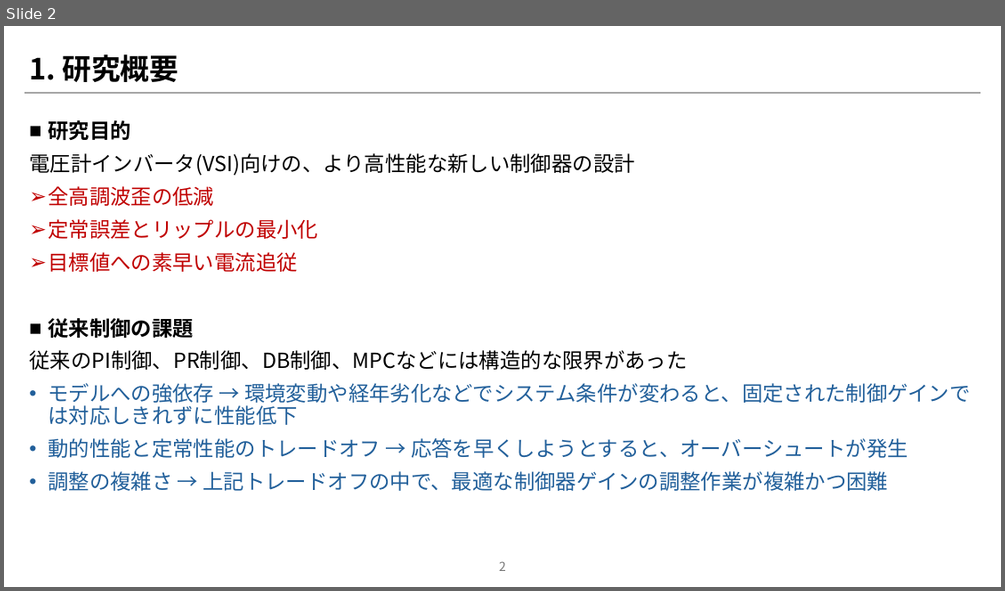
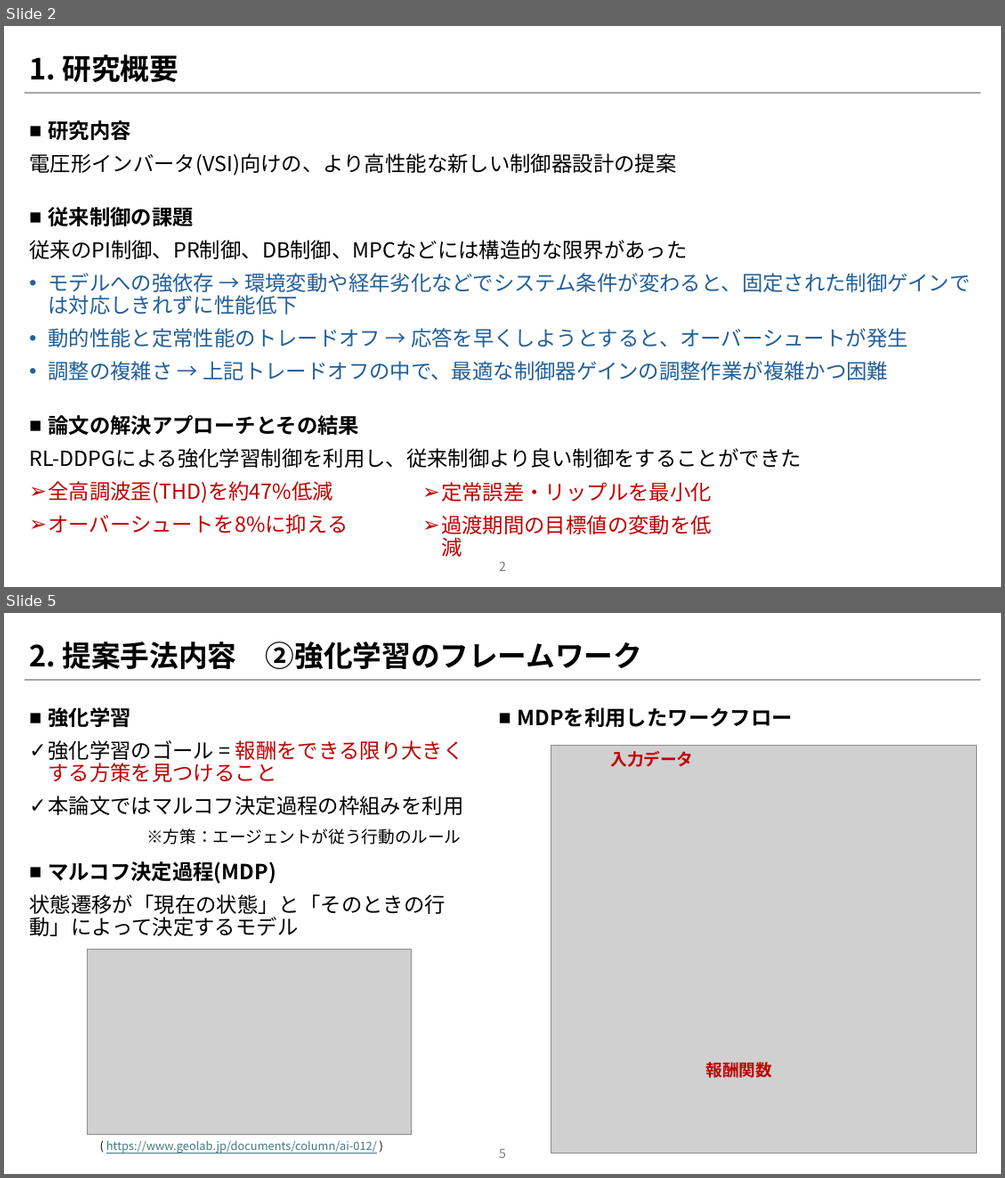
Before and after one commit to NamelessKingOfTheAbyss/TreatiseSearch, a slide deck: Design_of_Controller_for_three-phase_Grid-Connected_Inverter_Using_Reinforcement_Learning/論文紹介パワポ.pptx. Shown one above the other, each under a label of ours: slide 2 before the commit, slides 2 and 5 after it; the slides between them are not shown. The pictures are 1005x591 and 1005x1178 pixels, drawn with LibreOffice and Linux fonts; fonts in the diff are those of the drawing; grey boxes stand for pictures. Boxes give left, top, right and bottom in pixels: in the first picture for what was removed or moved away, otherwise in the second. Text is boxed around its words. In the diff, an @@ line names an element or a change of style, - is before the commit and + after.

Commit message:
新しいプレゼンテーション資料「論文紹介パワポ.pptx」を追加

```diff
--- a/Design_of_Controller_for_three-phase_Grid-Connected_Inverter_Using_Reinforcement_Learning/論文紹介パワポ.pptx
+++ b/Design_of_Controller_for_three-phase_Grid-Connected_Inverter_Using_Reinforcement_Learning/論文紹介パワポ.pptx
@@ slide 5 added at (4, 613, 1001, 1174), background #FFFFFF; not listed: 1 template element that a slide beside it also shows @@
@@ title added at (29, 641, 642, 669), 28 pt, text #000000, bold @@
+2. 提案手法内容 ②強化学習のフレームワーク
@@ text added at (29, 707, 464, 936), 20 pt, text #000000 @@
+■ 強化学習
+✓ 強化学習のゴール = 報酬をできる限り大きくする方策を見つけること
+✓ 本論文ではマルコフ決定過程の枠組みを利用
+■ マルコフ決定過程(MDP)
+状態遷移が「現在の状態」と「そのときの行動」によって決定するモデル
@@ text added at (518, 707, 793, 727), 20 pt, text #000000, bold @@
+■ MDPを利用したワークフロー
@@ picture added at (551, 746, 977, 1153) @@
@@ text added at (611, 751, 694, 767), 16 pt, text #C00000, bold @@
+入力データ
@@ text added at (146, 828, 461, 844), 16 pt, text #000000 @@
+※方策：エージェントが従う行動のルール
@@ picture added at (87, 949, 411, 1135) @@
@@ text added at (706, 1059, 772, 1081), 16 pt, text #C00000, bold @@
+報酬関数
@@ text added at (106, 1141, 377, 1153), 11 pt, text #467886, underline @@
+( https://www.geolab.jp/documents/column/ai-012/ )
@@ page number added at (499, 1149, 506, 1158), 12 pt, text #797979 @@
+5
@@ slide 2 changed as well @@
@@ text at (29, 120, 676, 176): text changed @@
-■ 研究目的
-電圧計インバータ(VSI)向けの、より高性能な新しい制御器の設計
-➢ 全高調波歪の低減
-➢ 定常誤差とリップルの最小化
-➢ 目標値への素早い電流追従
+■ 研究内容
+電圧形インバータ(VSI)向けの、より高性能な新しい制御器設計の提案
@@ text at (29, 415, 801, 533): paragraphs added @@
+■ 論文の解決アプローチとその結果
+RL-DDPGによる強化学習制御を利用し、従来制御より良い制御をすることができた
+➢ 全高調波歪(THD)を約47%低減
+➢ オーバーシュートを8%に抑える
@@ text added at (441, 482, 712, 556), 20 pt, text #C00000 @@
+➢ 定常誤差・リップルを最小化
+➢ 過渡期間の目標値の変動を低減
```
Also in this commit, not shown: 1 other slide changed, 5 other slides added, 2 slides removed.
